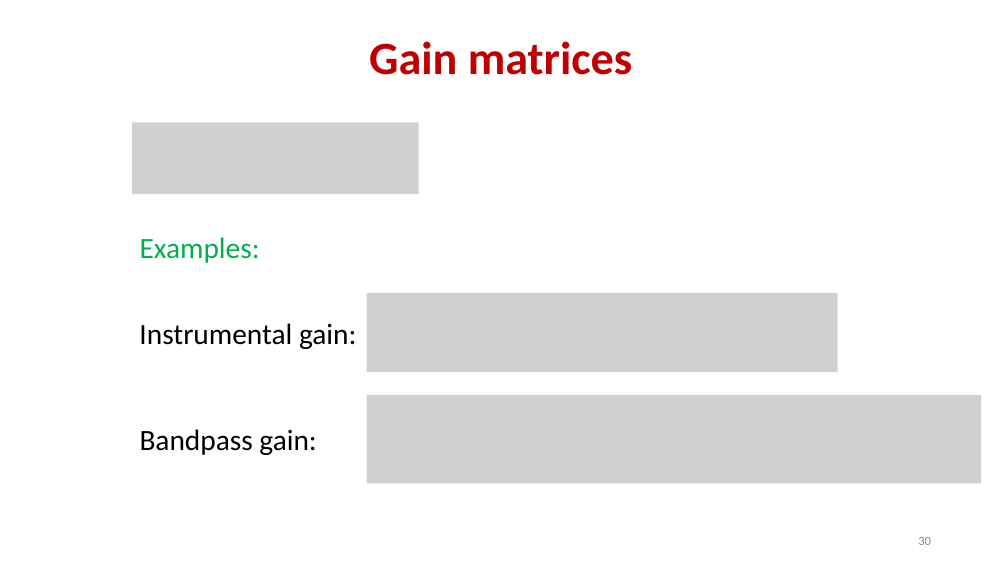
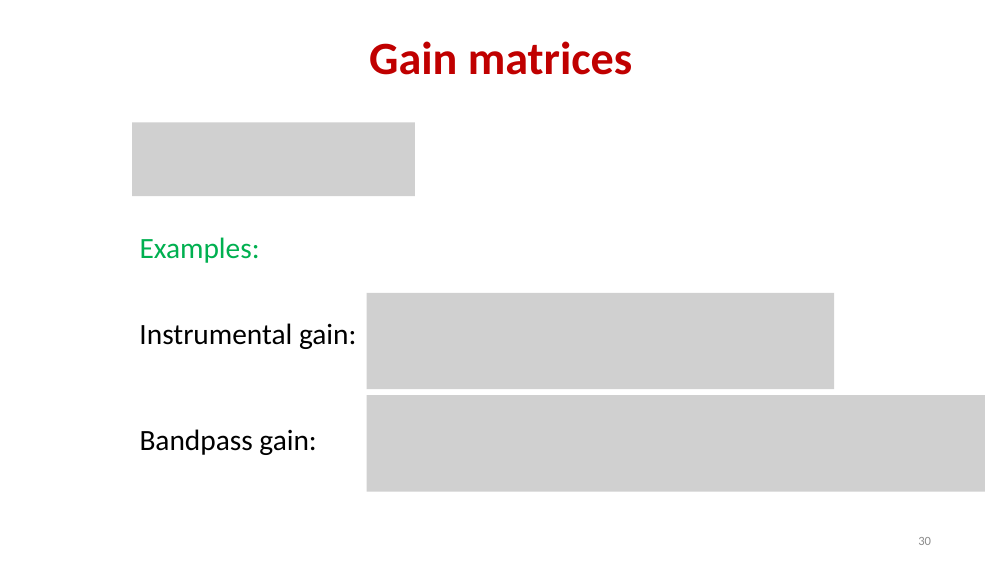
Before and after one commit to ratt-ru/ratt-interferometry-course, a slide deck: slide 30 of lectures/calibration/RIME.pptx. Drawn at 1008x567 pixels with LibreOffice and Linux fonts; fonts in the diff are those of the drawing; grey boxes stand for pictures. Boxes give left, top, right and bottom in pixels: in the first picture for what was removed or moved away, otherwise in the second. Text is boxed around its words. In the diff, an @@ line names an element or a change of style, - is before the commit and + after.

```diff
--- a/lectures/calibration/RIME.pptx
+++ b/lectures/calibration/RIME.pptx
@@ picture: place and size @@
-picture at box(132, 123, 419, 194)
+picture at box(132, 123, 415, 196)
@@ picture: place and size @@
-picture at box(367, 293, 838, 372)
+picture at box(367, 293, 834, 389)
@@ picture: place and size @@
-picture at box(367, 395, 982, 484)
+picture at box(367, 395, 985, 492)
```
Also in this commit, not shown: 2 other slides changed, 1 other file.
